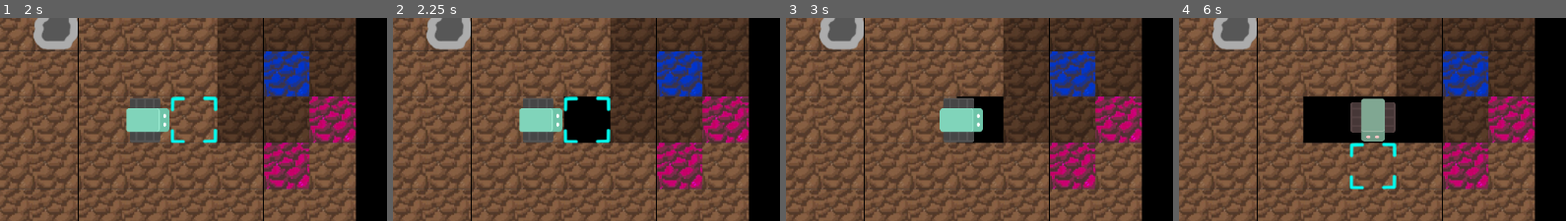
Above: before the commit, frames 1-4 (left to right).
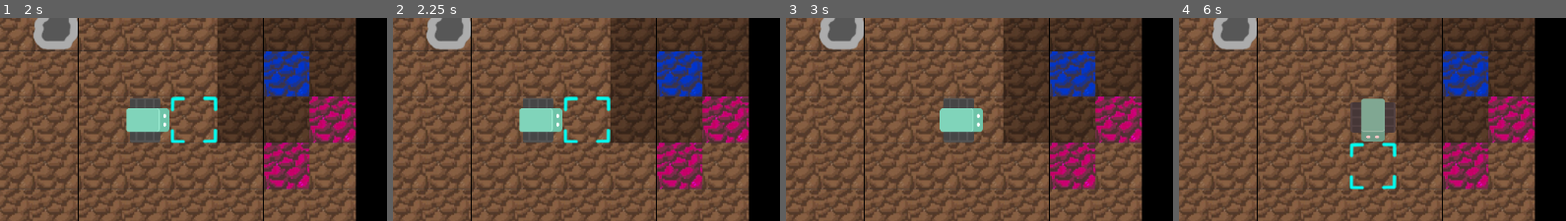
Above: after the commit, the same moments.

Repository: bardunbar/galway-game-jam-23
Game: Godot game, scene res://screens/main_menu/main_menu_scene.tscn
The game is run twice, just before and just after one commit, with the same random seed, the same clock (stepped at 60 frames per second) and the same inputs. The engine's default icon, where the game draws it, is replaced by a stand-in: a white triangle on a blue panel in a dark square.
Inputs:
- Up to frame 1 (2 s): click "Play Game" at 0.5 s; tap Enter at 1.25 s; hold Right (move_right) from 1.28 s (still down); tap Space (Action_1) at 1.35 s
- Up to frame 2 (2.25 s): tap Space (Action_1) at 2 s; release Right (move_right) at 2.03 s; hold Down (move_down) from 2.03 s (still down); tap Ctrl (Action_2) at 2.1 s
- Up to frame 3 (3 s): tap Enter at 2.75 s; release Down (move_down) at 2.78 s; hold Right (move_right) from 2.78 s (still down); tap Space (Action_1) at 2.85 s
- Up to frame 4 (6 s): tap Space (Action_1) at 3.5, 4.35, 5, 5.85 s; release Right (move_right) at 3.53 s; hold Up (move_up) 3.53-4.28 s; tap Ctrl (Action_2) at 3.6, 5.1 s; tap Enter at 4.25 s; hold Left (move_left) 4.28-5.78 s; hold Down (move_down) from 5.78 s (still down)
The pictures show only the part of the screen within x 28-78%, y 10-60%; the shares and areas given below are measured in that part.

Frame 1 is identical in both runs. In frame 2, 2.5% of the frame differs, in the area x 44-57%, y 38-62%; in frame 3, 1.6%; in frame 4, 6.1%, in the area x 32-68%, y 38-62%.
Error after the commit: Assertion failed: No texture present for tile type 8 (res://screens/game/grid/tile.gd:68)

Commit message:
added tile definitions to globals

Diff:
--- /dev/null
+++ b/project/PlanetX.tres
@@ -0,0 +1,7 @@
+[gd_resource type="Resource" script_class="LevelDefinition" load_steps=2 format=3]
+
+[ext_resource type="Script" path="res://resources/level_definition_script.gd" id="1_4bvs0"]
+
+[resource]
+script = ExtResource("1_4bvs0")
+name = "Planet X"
--- /dev/null
+++ b/project/resources/scripts/tile_definitions.gd
@@ -0,0 +1,4 @@
+extends Resource
+class_name TileDefinitions
+
+@export var texture_map : Dictionary[TileGlobals.TILE_TYPE, Texture] = {}
--- /dev/null
+++ b/project/resources/tile_definitions.tres
@@ -0,0 +1,22 @@
+[gd_resource type="Resource" script_class="TileDefinitions" load_steps=9 format=3 uid="uid://dkxai73g86may"]
+
+[ext_resource type="Texture2D" uid="uid://ov17un2vb3t7" path="res://assets/textures/earth_placeholder_texture.png" id="1_rp7j0"]
+[ext_resource type="Texture2D" uid="uid://crw7yk25cjj5y" path="res://assets/textures/seeds_placeholder_texture.png" id="2_yeuus"]
+[ext_resource type="Texture2D" uid="uid://bepaib6x7j04" path="res://assets/textures/tree_placeholder_texture.png" id="3_yex81"]
+[ext_resource type="Texture2D" uid="uid://dltlvfkk1u64c" path="res://assets/textures/water_placeholder_texture.png" id="4_37p0b"]
+[ext_resource type="Texture2D" uid="uid://vv8dwrjj8uey" path="res://assets/textures/earth_watered_placeholder_texture.png" id="5_vyn4q"]
+[ext_resource type="Texture2D" uid="uid://bsabv8nsvw1q8" path="res://assets/textures/toxic_placeholder_texture.png" id="6_8duv4"]
+[ext_resource type="Texture2D" uid="uid://b3nuvi7xb8pwm" path="res://assets/textures/rock_placeholder_texture.png" id="7_cf85x"]
+[ext_resource type="Script" uid="uid://f5o60raq3tkc" path="res://resources/scripts/tile_definitions.gd" id="8_8xi2i"]
+
+[resource]
+script = ExtResource("8_8xi2i")
+texture_map = Dictionary[int, Texture]({
+0: ExtResource("1_rp7j0"),
+1: ExtResource("2_yeuus"),
+2: ExtResource("3_yex81"),
+3: ExtResource("4_37p0b"),
+4: ExtResource("5_vyn4q"),
+5: ExtResource("6_8duv4"),
+7: ExtResource("7_cf85x")
+})
--- a/project/screens/game/globals/tile_globals.gd
+++ b/project/screens/game/globals/tile_globals.gd
@@ -28,6 +28,8 @@
 		name = in_name
 		cost = in_cost
 
+var tile_defintions : TileDefinitions = preload("res://resources/tile_definitions.tres")
+
 var tile_action_information: Dictionary[TILE_ACTION, TileActionInformation] = {
 	TILE_ACTION.CLEAN: TileActionInformation.new("clean", 2),
 	TILE_ACTION.WATER: TileActionInformation.new("water", 2),
--- a/project/screens/game/grid/grid.gd
+++ b/project/screens/game/grid/grid.gd
@@ -81,7 +81,7 @@
 		tile.do_action(action_name)
 
 func getStartingLocation() -> Vector2:
-	return get_tile(startingGridLocation.x, startingGridLocation.y).global_position
+	return get_tile(int(startingGridLocation.x), int(startingGridLocation.y)).global_position
 
 func canMove(x: int, y: int) -> bool:
 	if !is_valid_tile_loc(x, y):
@@ -167,7 +167,7 @@
 	level_data.grid_data.resize(grid_height * grid_width)
 	for y in range(grid_height):
 		for x in range(grid_width):
-			level_data.grid_data[x + grid_height * grid_width] = current_tiles[x][y].current_state
+			level_data.grid_data[x + y * grid_width] = current_tiles[y][x].current_state
 
 	return level_data
 
@@ -179,4 +179,4 @@
 		for x in range(grid_width):
 			var type : TileGlobals.TILE_TYPE = level_data.grid_data[x + grid_height * grid_width]
 			var cur_tile : Tile = get_tile(x, y)
-			cur_tile
+			cur_tile.set_tile_type(type)
--- a/project/screens/game/grid/tile.gd
+++ b/project/screens/game/grid/tile.gd
@@ -15,6 +15,7 @@
 @export var highlight_texture: Texture
 
 var tile_textures : Dictionary[TileGlobals.TILE_TYPE, Texture] = {}
+var tile_definitions : TileDefinitions = null
 
 var grid: Grid
 var grid_position: Vector2 = Vector2.ZERO
@@ -54,16 +55,7 @@
 	return
 
 func setup_texture_dict():
-	tile_textures = {
-	TileGlobals.TILE_TYPE.GROUND : ground_texture,
-	TileGlobals.TILE_TYPE.WATER : water_texture,
-	TileGlobals.TILE_TYPE.TOXIC : toxic_texture,
-	TileGlobals.TILE_TYPE.IRRIGATED : watered_ground_texture,
-	TileGlobals.TILE_TYPE.SEED : seed_texture,
-	TileGlobals.TILE_TYPE.TREE : tree_texture,
-	TileGlobals.TILE_TYPE.HOLE : hole_texture,
-	TileGlobals.TILE_TYPE.ROCK : rock_texture,
-}
+	tile_textures = TileGlobals.tile_defintions.texture_map
 
 func _ready() -> void:
 	setup_texture_dict()
--- a/project/screens/puzzle_editor/puzzle_editor.gd
+++ b/project/screens/puzzle_editor/puzzle_editor.gd
@@ -6,7 +6,7 @@
 @onready var interface_layer: CanvasLayer = %InterfaceLayer
 @onready var camera:GameCamera = $Camera2D
 
-var planet_name: String = "Planet X"
+var planet_name: String = "PlanetX"
 var grid_width: int = 1
 var grid_height: int = 1
 var difficulty: int = 1
@@ -16,7 +16,12 @@
 	pass # Replace with function body.
 
 func _on_save_button_pressed() -> void:
-	pass # Replace with function body.
+	var resource = grid.export_to_resource()
+	resource.name = planet_name
+	var path : String = "res://%s.tres" % planet_name
+	var error := ResourceSaver.save(resource, path)
+	if error:
+		print("An error happened while saving data: ", error)
 
 func _ready() -> void:
 	grid.build_grid(grid_width, grid_height)
Renamed: project/resources/level_definition_script.gd -> project/resources/scripts/level_definition_script.gd
Renamed: project/resources/level_definition_script.gd.uid -> project/resources/scripts/level_definition_script.gd.uid
Not shown, added: project/resources/scripts/tile_definitions.gd.uid
